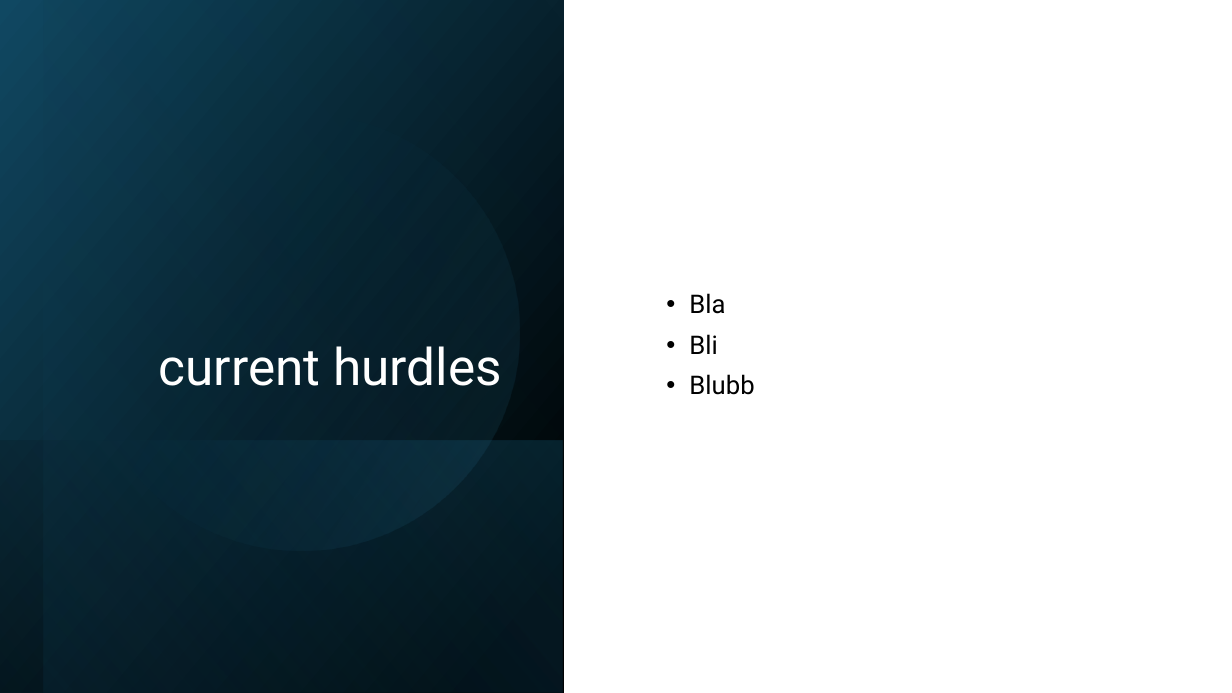
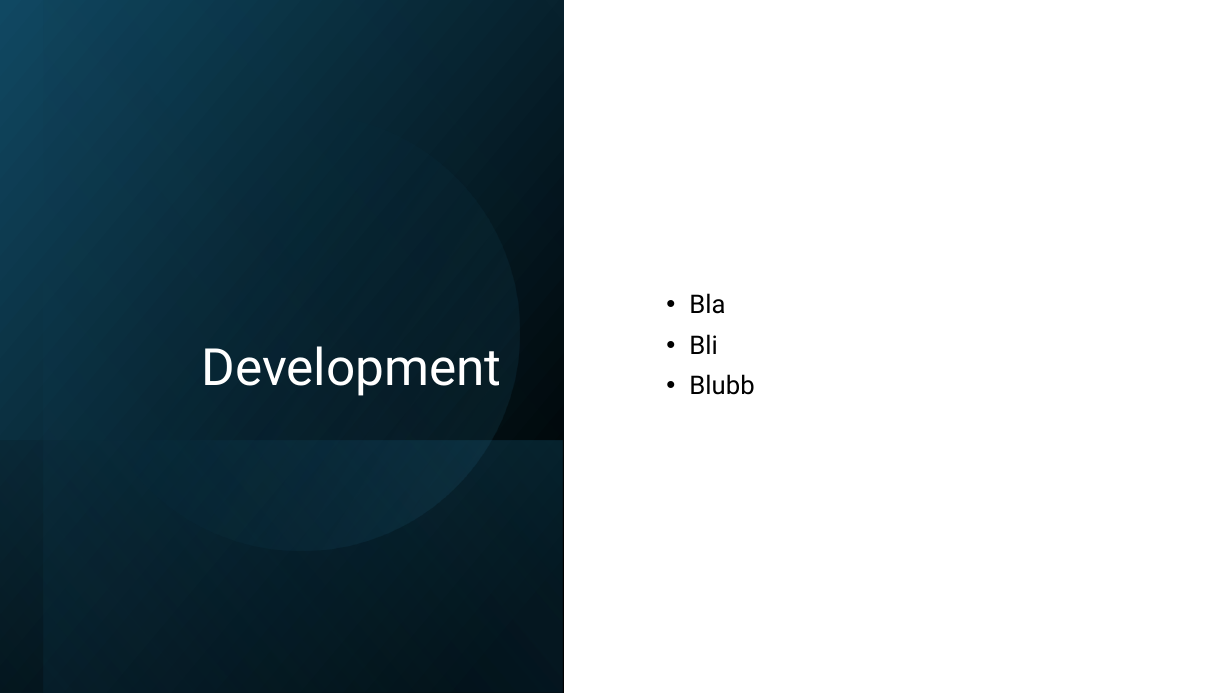
Before and after one commit to EmilieTr/darts_data_science_project, a slide deck: slide 2 of Presentations/DS_Project_Week-4.pptx (slide 3 before the commit). Drawn at 1232x693 pixels with LibreOffice and Linux fonts; fonts in the diff are those of the drawing. Boxes give left, top, right and bottom in pixels: in the first picture for what was removed or moved away, otherwise in the second. Text is boxed around its words. In the diff, an @@ line names an element or a change of style, - is before the commit and + after.

```diff
--- a/Presentations/DS_Project_Week-4.pptx
+++ b/Presentations/DS_Project_Week-4.pptx
@@ title at (202,346,502,396): text changed @@
-current hurdles
+Development
```
Also in this commit, not shown: 3 other slides changed, 1 other file.
